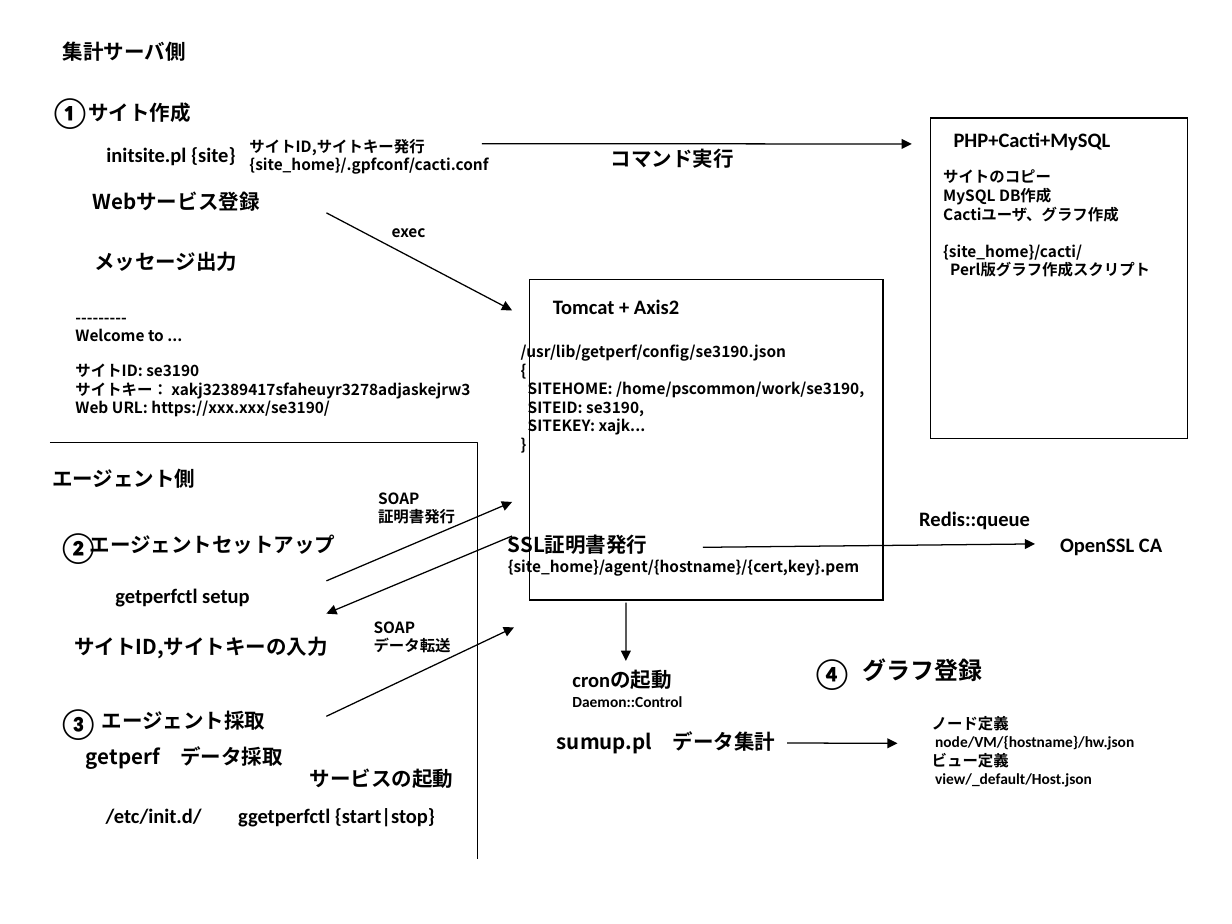
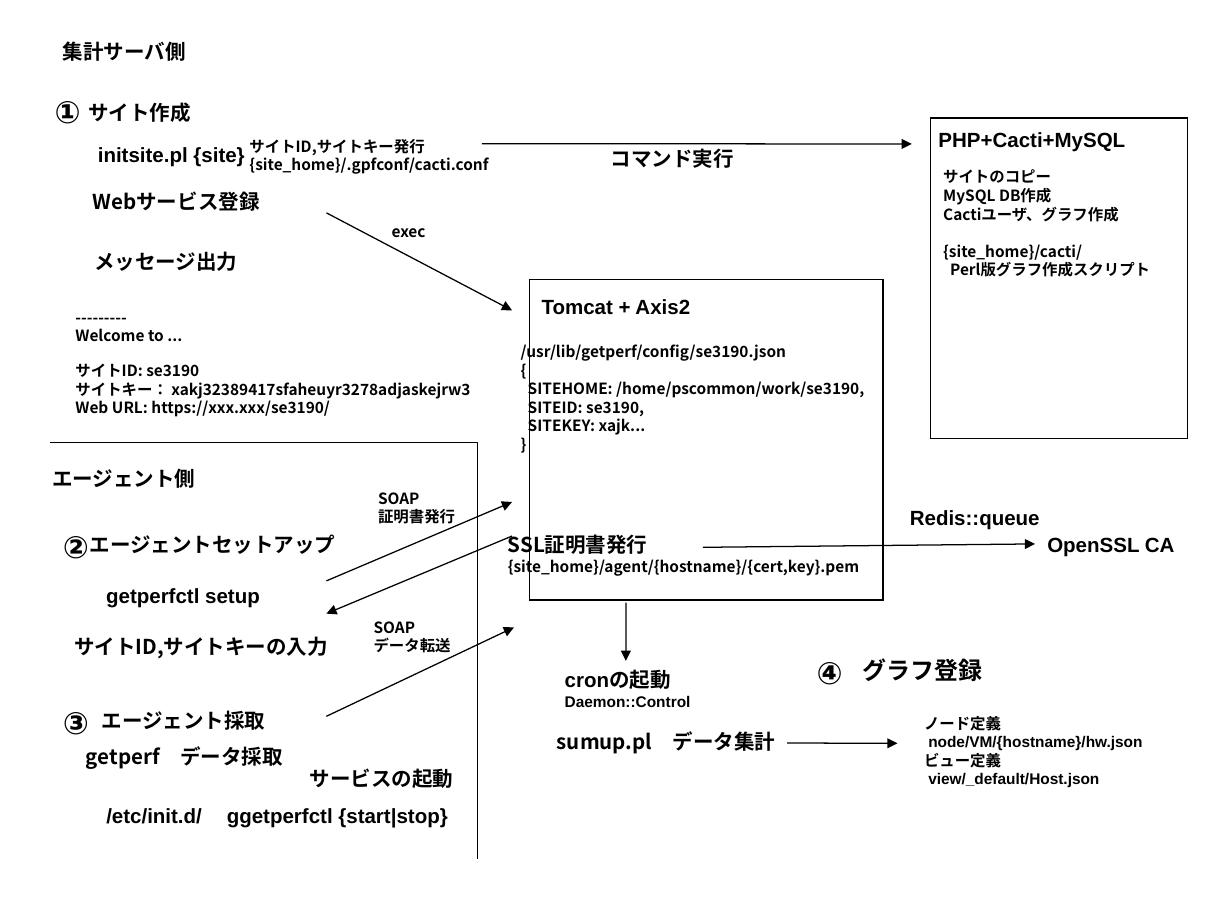
Before and after one commit to getperf/getperf, a slide deck: slide 3 of docs/ja/sphinx-doc/misc/figure_jp.ppt. Drawn at 1232x924 pixels with LibreOffice and Linux fonts; fonts in the diff are those of the drawing. Boxes give left, top, right and bottom in pixels: in the first picture for what was removed or moved away, otherwise in the second. Text is boxed around its words. In the diff, an @@ line names an element or a change of style, - is before the commit and + after.

```diff
--- a/docs/ja/sphinx-doc/misc/figure_jp.ppt
+++ b/docs/ja/sphinx-doc/misc/figure_jp.ppt
@@ text "initsite.pl {site}": place and size @@
-text "initsite.pl {site}" at bbox=[106, 147, 235, 166]
+text "initsite.pl {site}" at bbox=[98, 147, 244, 167]
@@ text "PHP+Cacti+MySQL": place and size @@
-text "PHP+Cacti+MySQL" at bbox=[954, 132, 1111, 151]
+text "PHP+Cacti+MySQL" at bbox=[938, 132, 1125, 152]
@@ text "Tomcat + Axis2": place and size @@
-text "Tomcat + Axis2" at bbox=[553, 299, 679, 314]
+text "Tomcat + Axis2" at bbox=[542, 299, 690, 315]
@@ text "Redis::queue": place and size @@
-text "Redis::queue" at bbox=[919, 511, 1030, 530]
+text "Redis::queue" at bbox=[910, 510, 1040, 530]
@@ font Calibri to Arial in 17 elements at bbox=[88, 102, 191, 122], bbox=[90, 534, 336, 554], bbox=[102, 710, 266, 730], bbox=[106, 808, 202, 824], bbox=[924, 716, 1142, 788], bbox=[565, 671, 691, 707], bbox=[227, 808, 447, 828], bbox=[98, 147, 244, 167], bbox=[63, 536, 89, 559], bbox=[63, 712, 89, 735], bbox=[817, 662, 843, 685], bbox=[106, 588, 260, 608], bbox=[55, 101, 81, 124], bbox=[910, 510, 1040, 530], bbox=[542, 299, 690, 315], bbox=[938, 132, 1125, 152], bbox=[1047, 537, 1175, 557] @@
@@ text "OpenSSL CA": place and size @@
-text "OpenSSL CA" at bbox=[1060, 538, 1162, 556]
+text "OpenSSL CA" at bbox=[1047, 537, 1175, 557]
@@ text "getperfctl setup": place and size @@
-text "getperfctl setup" at bbox=[115, 588, 249, 607]
+text "getperfctl setup" at bbox=[106, 588, 260, 608]
@@ text "cronの起動 Daemon::Control": place and size @@
-text "cronの起動 Daemon::Control" at bbox=[572, 670, 682, 707]
+text "cronの起動 Daemon::Control" at bbox=[565, 671, 691, 707]
@@ text "ノード定義": place and size @@
-text "ノード定義" at bbox=[932, 716, 1134, 787]
+text "ノード定義" at bbox=[924, 716, 1142, 788]
@@ text "ggetperfctl {start|stop}": place and size @@
-text "ggetperfctl {start|stop}" at bbox=[238, 808, 435, 827]
+text "ggetperfctl {start|stop}" at bbox=[227, 808, 447, 828]
```
Also in this commit, not shown: 13 other slides changed, 3 slides added, 5 other files.
